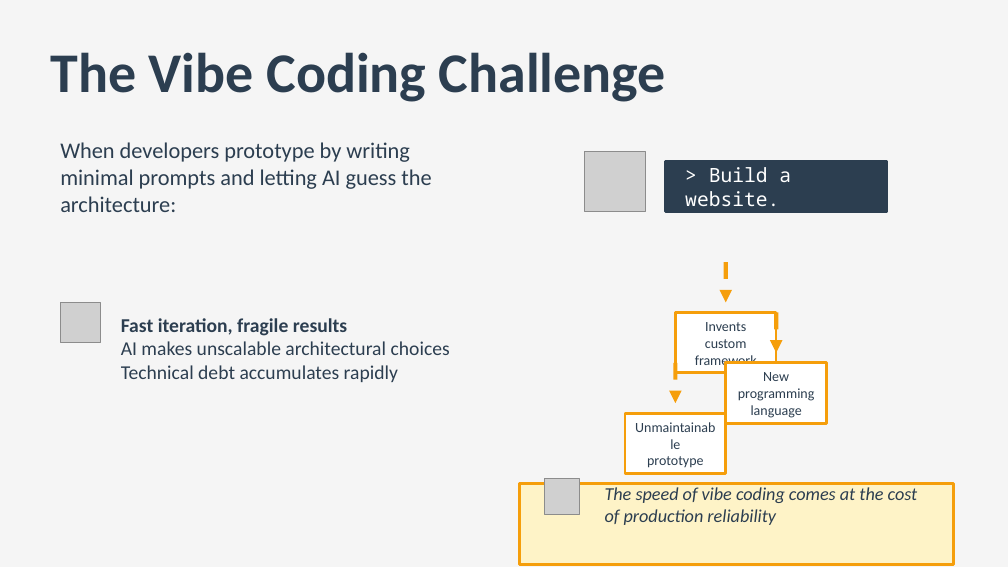
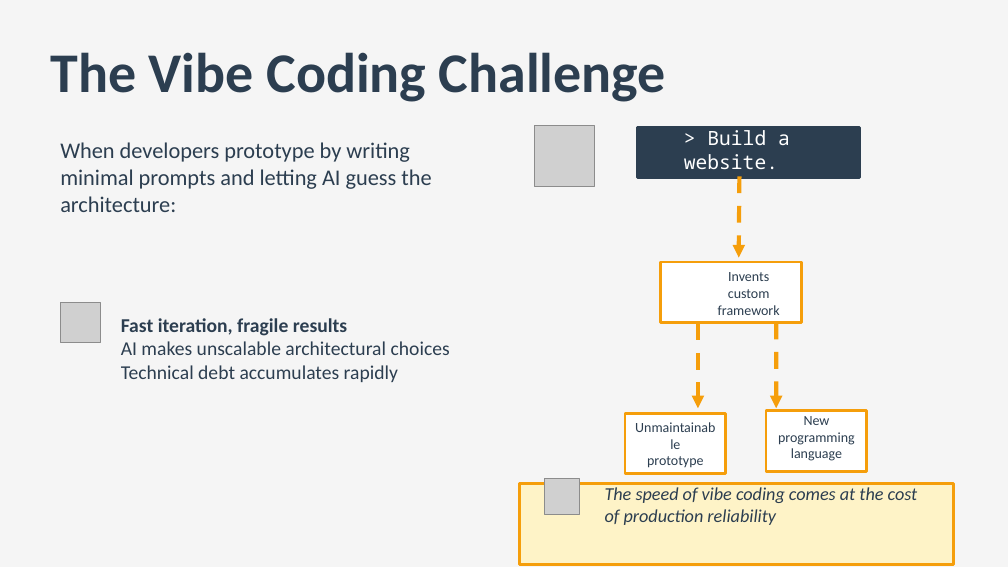
Before and after one commit to majidraza1228/mcp-postgres, a slide deck: slide 2 of docs/Spec_Driven_Development.pptx. Drawn at 1008x567 pixels with LibreOffice and Linux fonts; fonts in the diff are those of the drawing; grey boxes stand for pictures. Boxes give left, top, right and bottom in pixels: in the first picture for what was removed or moved away, otherwise in the second. Text is boxed around its words. In the diff, an @@ line names an element or a change of style, - is before the commit and + after.

```diff
--- a/docs/Spec_Driven_Development.pptx
+++ b/docs/Spec_Driven_Development.pptx
@@ picture moved from (x1=585, y1=151, x2=645, y2=212) to (x1=534, y1=126, x2=595, y2=186) @@
@@ rectangle moved from (x1=665, y1=161, x2=887, y2=212) to (x1=638, y1=127, x2=860, y2=177) @@
@@ text "> Build a website." moved from (x1=685, y1=167, x2=791, y2=206) to (x1=684, y1=130, x2=790, y2=169) @@
@@ arrow moved from (726, 262) - (726, 302) to (740, 176) - (739, 257) @@
@@ rectangle resized from (x1=675, y1=312, x2=776, y2=373) to (x1=660, y1=262, x2=801, y2=323) @@
@@ text "Invents custom" rewrapped from (x1=695, y1=322, x2=757, y2=369) to (x1=718, y1=272, x2=780, y2=315) @@
@@ arrow moved from (675, 363) - (675, 403) to (698, 324) - (698, 408) @@
@@ arrow moved from (776, 312) - (776, 353) to (776, 323) - (776, 408) @@
@@ text "New" moved from (x1=738, y1=372, x2=815, y2=418) to (x1=778, y1=416, x2=855, y2=461) @@
@@ rectangle moved from (x1=726, y1=363, x2=827, y2=423) to (x1=766, y1=411, x2=867, y2=472) @@
```
Also in this commit, not shown: 3 other files.
